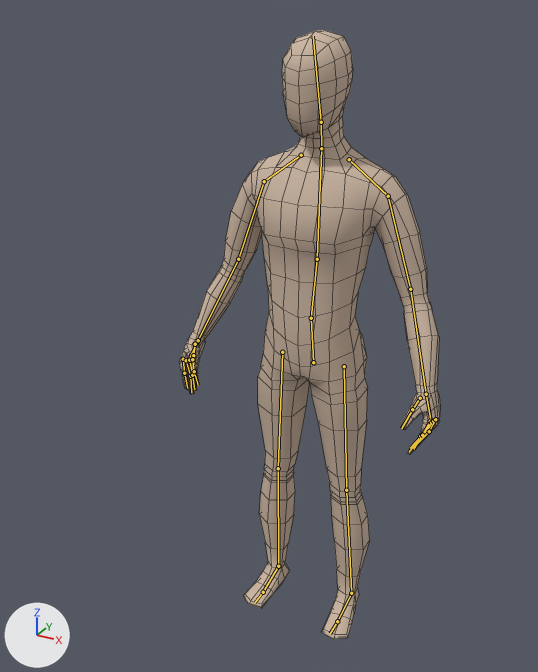
Two versions of the Blender file RPG Tutorial/Assets/Gfx/Models/Characters/Player.blend, one commit apart.
Both versions are drawn from a camera (50 mm lens) standing at (0.889, -1.898, 1.95) and looking at (-0.014, -0.255, 1.128). The lights are fixed; the arrows at lower left show +X, +Y and +Z. The bones that bend it are drawn over the model as lines. Mesh edges are drawn as thin lines.
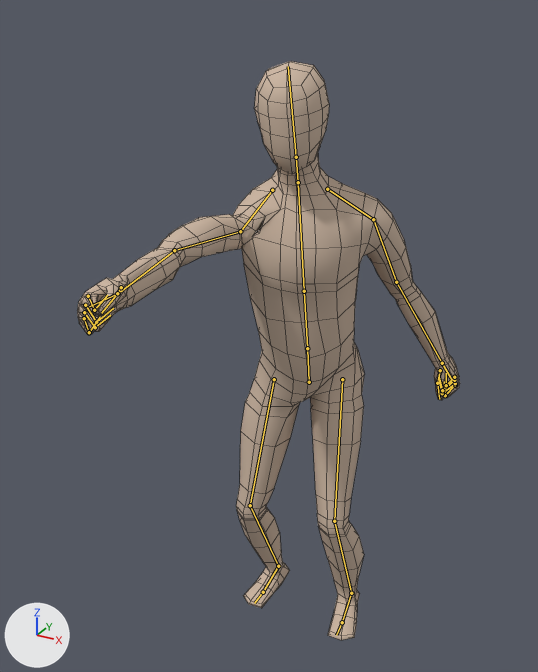
The newer file adds an action. The first version stands in its rest pose; the second is drawn at frame 12 of the action 'Attack_Unarmed_01'.

Boxes [x1, y1, x2, y2] around the edits, measured in the pictures (538 x 672 px):
'Cylinder', posed (47% wider): before [179, 30, 440, 639]; after [77, 61, 460, 640]
bone 'Hips', root to tip: before (313, 362) to (311, 318); after (309, 382) to (307, 348)
bone 'Spine', root to tip: before (311, 318) to (317, 259); after (307, 348) to (304, 291)
bone 'Chest', root to tip: before (317, 259) to (321, 148); after (304, 291) to (298, 182)
bone 'Head', root to tip: before (321, 122) to (313, 36); after (296, 157) to (288, 66)
bone 'Arm upper.L', root to tip: before (388, 196) to (410, 289); after (373, 219) to (396, 282)
bone 'Arm lower.L', root to tip: before (410, 289) to (426, 394); after (396, 282) to (442, 363)
bone 'Thumb02.L', root to tip: before (412, 409) to (401, 428); after (437, 383) to (439, 399)
bone 'Shoulder.R', root to tip: before (301, 155) to (264, 181); after (272, 190) to (240, 231)
bone 'Arm upper.R', root to tip: before (264, 181) to (238, 259); after (240, 231) to (174, 250)
bone 'Arm lower.R', root to tip: before (238, 259) to (198, 340); after (174, 250) to (118, 293)
bone 'Hand.R', root to tip: before (198, 340) to (189, 359); after (118, 293) to (89, 306)
bone 'Thumb02.R', root to tip: before (193, 355) to (193, 374); after (117, 293) to (101, 313)

What the commit changed:
Bone 'Hips' (bone_hips) moves from (0.0, 0.0, 0.0) to (0.002, -0.049, 0.04).
Bone 'Hips' (bone_hips) turns from (0, 0, 0) to (17, 25, -1) degrees about its own x, y and z.
Bone 'Spine' (bone_spine) turns from (0, 0, 0) to (-7, 0, 2) degrees about its own x, y and z.
Bone 'Chest' (bone_chest) turns from (0, 0, 0) to (-2, -7, 1) degrees about its own x, y and z.
Bone 'Head' (bone_head) turns from (0, 0, 0) to (-11, 3, 0) degrees about its own x, y and z.
Bone 'Arm upper.L' (bone_arm_upper_l) turns from (0, 0, 0) to (-24, 7, -8) degrees about its own x, y and z.
Bone 'Arm lower.L' (bone_arm_lower_l) turns from (0, 0, 0) to (8, -4, 16) degrees about its own x, y and z.
Bone 'Thumb02.L' (bone_thumb02_l) turns from (0, 0, 0) to (-18, 25, 10) degrees about its own x, y and z.
Bone 'Fingers01.L' (bone_fingers01_l) turns from (0, 0, 0) to (4, -14, -28) degrees about its own x, y and z.
Bone 'Fingers02.L' (bone_fingers02_l) turns from (0, 0, 0) to (-17, -22, -124) degrees about its own x, y and z.
Bone 'Shoulder.R' (bone_shoulder_r) turns from (0, 0, 0) to (52, -26, -21) degrees about its own x, y and z.
Bone 'Arm upper.R' (bone_arm_upper_r) turns from (0, 0, 0) to (118, 80, 41) degrees about its own x, y and z.
Bone 'Arm lower.R' (bone_arm_lower_r) turns from (0, 0, 0) to (-23, 27, 10) degrees about its own x, y and z.
Bone 'Hand.R' (bone_hand_r) turns from (0, 0, 0) to (9, -50, -33) degrees about its own x, y and z.
Bone 'Thumb02.R' (bone_thumb02_r) turns from (0, 0, 0) to (-18, -25, -10) degrees about its own x, y and z.
Bone 'Fingers01.R' (bone_fingers01_r) turns from (0, 0, 0) to (4, 14, 28) degrees about its own x, y and z.
Bone 'Fingers02.R' (bone_fingers02_r) turns from (0, 0, 0) to (-17, 22, 124) degrees about its own x, y and z.
Bone 'Leg ik.L' (bone_leg_ik_l) moves from (0.0, 0.0, 0.0) to (0.0, 0.002, 0.0).
Bone 'Leg ik.L' (bone_leg_ik_l) turns from (0, 0, 0) to (0, 0, -7) degrees about its own x, y and z.
